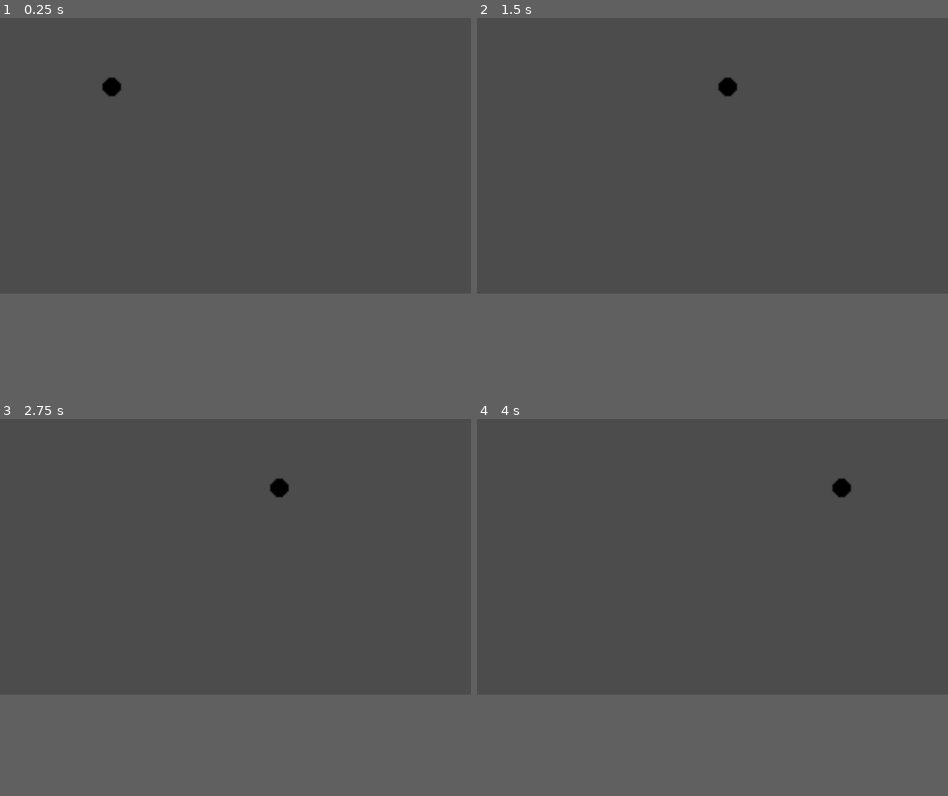
Above: before the commit, frames 1-4 (two rows, left to right).
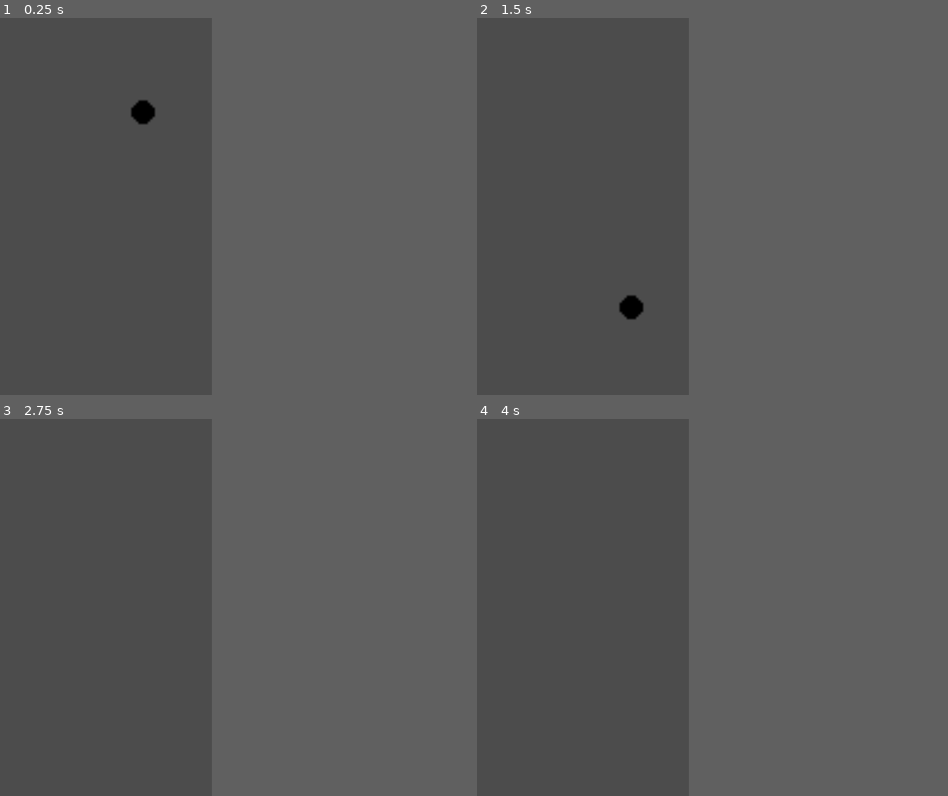
Above: after the commit, the same moments.

Repository: fralcalde/RapidRoll
Game: Godot game, scene res://Scenes/Player.tscn
The game is run twice, just before and just after one commit, with the same random seed, the same clock (stepped at 60 frames per second) and the same inputs.
Inputs:
- Up to frame 1 (0.25 s): no input
- Up to frame 2 (1.5 s): hold Right (ui_right) 0.53-1.28 s; hold Left (ui_left) from 1.28 s (still down)
- Up to frame 3 (2.75 s): release Left (ui_left) at 2.03 s; hold Right (ui_right) from 2.03 s (still down)
- Up to frame 4 (4 s): release Right (ui_right) at 3.53 s; hold Left (ui_left) from 3.53 s (still down)
In our replay, the window is 800x468 before the commit and 360x640 after it. These sizes can differ from the game's own. Grey fills any space a smaller window leaves; there, only what the larger window draws over its background counts as a difference.

The runs differ from the first frame. In frame 1, 0.4% of the frame differs, in the area x 21-33%, y 15-29%; in frame 2, 0.4%; in frame 3, 0.2%; in frame 4, 0.2%.

Commit message:
Agregamos Gravedad y pantalla

Diff:
--- a/Scripts/Player.gd
+++ b/Scripts/Player.gd
@@ -21,6 +21,7 @@
 
 func _physics_process(delta):
 	_velocity.x = speed * move_input * delta
+	_velocity.y += GRAVITY * delta
 	_velocity = move_and_slide(_velocity,Vector2.UP)
 
 func _mantener_en_pantalla():
--- a/project.godot
+++ b/project.godot
@@ -14,9 +14,33 @@
 run/main_scene="res://Scenes/Player.tscn"
 config/icon="res://icon.png"
 
+[display]
+
+window/size/width=720
+window/size/height=1280
+window/size/test_width=360
+window/size/test_height=640
+
 [gui]
 
 common/drop_mouse_on_gui_input_disabled=true
+
+[input]
+
+ui_left={
+"deadzone": 0.5,
+"events": [ Object(InputEventKey,"resource_local_to_scene":false,"resource_name":"","device":0,"alt":false,"shift":false,"control":false,"meta":false,"command":false,"pressed":false,"scancode":16777231,"physical_scancode":0,"unicode":0,"echo":false,"script":null)
+, Object(InputEventJoypadButton,"resource_local_to_scene":false,"resource_name":"","device":0,"button_index":14,"pressure":0.0,"pressed":false,"script":null)
+, Object(InputEventKey,"resource_local_to_scene":false,"resource_name":"","device":0,"alt":false,"shift":false,"control":false,"meta":false,"command":false,"pressed":false,"scancode":0,"physical_scancode":65,"unicode":0,"echo":false,"script":null)
+ ]
+}
+ui_right={
+"deadzone": 0.5,
+"events": [ Object(InputEventKey,"resource_local_to_scene":false,"resource_name":"","device":0,"alt":false,"shift":false,"control":false,"meta":false,"command":false,"pressed":false,"scancode":16777233,"physical_scancode":0,"unicode":0,"echo":false,"script":null)
+, Object(InputEventJoypadButton,"resource_local_to_scene":false,"resource_name":"","device":0,"button_index":15,"pressure":0.0,"pressed":false,"script":null)
+, Object(InputEventKey,"resource_local_to_scene":false,"resource_name":"","device":0,"alt":false,"shift":false,"control":false,"meta":false,"command":false,"pressed":false,"scancode":0,"physical_scancode":68,"unicode":0,"echo":false,"script":null)
+ ]
+}
 
 [physics]
 
